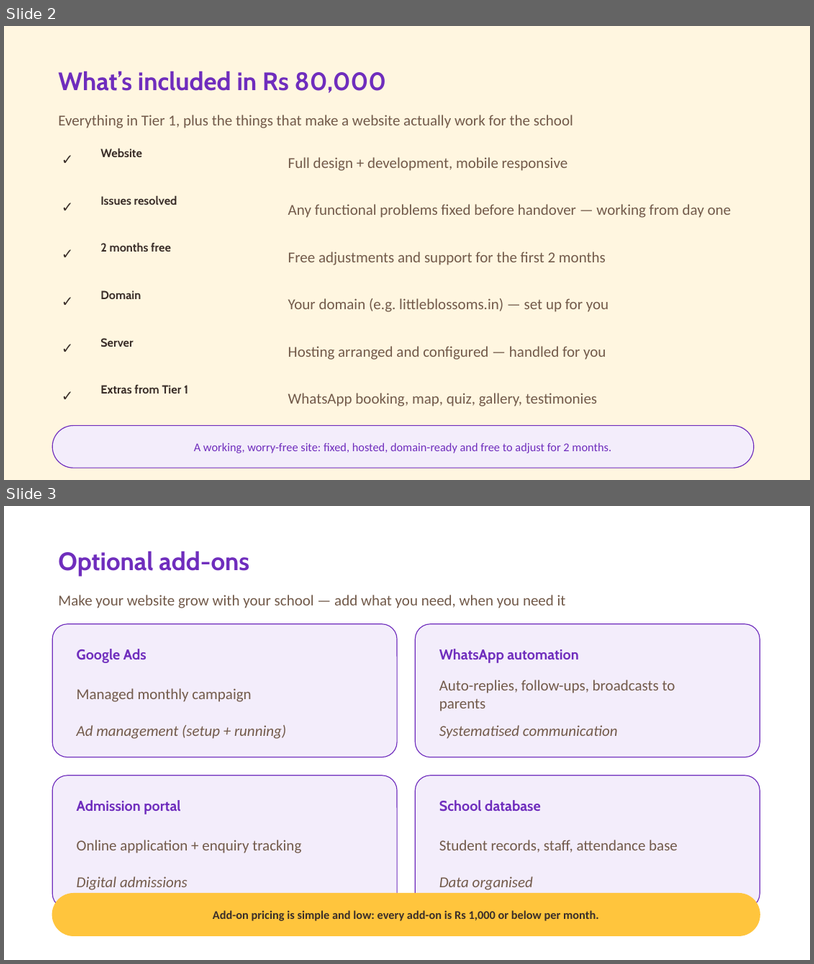
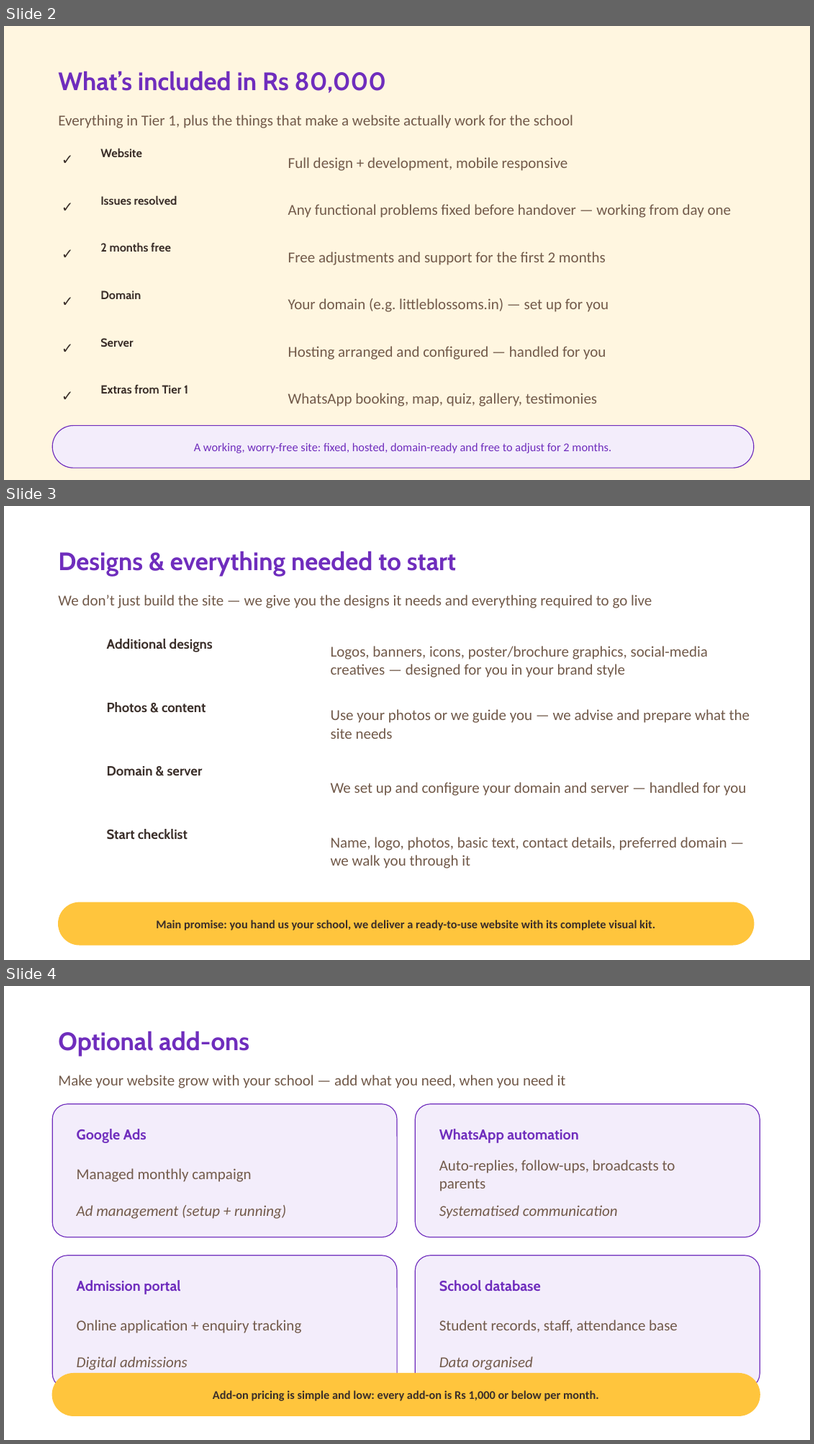
Before and after one commit to KapilanJavaScript/little-blossoms-presentation, a slide deck: Little-Blossoms-Tier2-Professional-Pitch.pptx. Shown one above the other, each under a label of ours: slides 2 and 3 before the commit, slides 2, 3 and 4 after it. The pictures are 814x964 and 814x1444 pixels, drawn with LibreOffice and Linux fonts; fonts in the diff are those of the drawing. Boxes give left, top, right and bottom in pixels: in the first picture for what was removed or moved away, otherwise in the second. Text is boxed around its words. In the diff, an @@ line names an element or a change of style, - is before the commit and + after.

Commit message:
Add designs-needed-to-start slide + Self-managed option to both tier decks

```diff
--- a/Little-Blossoms-Tier2-Professional-Pitch.pptx
+++ b/Little-Blossoms-Tier2-Professional-Pitch.pptx
@@ slide 3 added at (4,506,810,960), background #FFFFFF @@
@@ text added at (58,551,456,577), 30 pt, text #6F2DBD, bold @@
+Designs & everything needed to start
@@ text added at (58,595,652,608), 18 pt, text #725A4A @@
+We don’t just build the site — we give you the designs it needs and everything required to go live
@@ oval added at (59,633,89,663), fill #2EC4B6, outline #2EC4B6 1 pt @@
@@ text added at (107,638,213,652), 16 pt, text #3A2E29, bold @@
+Additional designs
@@ text added at (331,646,708,677), 18 pt, text #725A4A @@
+Logos, banners, icons, poster/brochure graphics, social-media creatives — designed for you in your brand style
@@ oval added at (59,697,89,727), fill #2EC4B6, outline #2EC4B6 1 pt @@
@@ text added at (107,702,206,712), 16 pt, text #3A2E29, bold @@
+Photos & content
@@ text added at (331,709,750,739), 18 pt, text #725A4A @@
+Use your photos or we guide you — we advise and prepare what the site needs
@@ oval added at (59,760,89,790), fill #2EC4B6, outline #2EC4B6 1 pt @@
@@ text added at (107,766,203,775), 16 pt, text #3A2E29, bold @@
+Domain & server
@@ text added at (331,782,746,795), 18 pt, text #725A4A @@
+We set up and configure your domain and server — handled for you
@@ oval added at (59,824,89,854), fill #2EC4B6, outline #2EC4B6 1 pt @@
@@ text added at (107,829,188,839), 16 pt, text #3A2E29, bold @@
+Start checklist
@@ text added at (331,836,728,868), 18 pt, text #725A4A @@
+Name, logo, photos, basic text, contact details, preferred domain — we walk you through it
@@ rounded rectangle added at (59,902,754,944), fill #FFC53D, outline #FFC53D 1 pt @@
@@ text added at (156,919,656,930), 14 pt, text #3A2E29, bold @@
+Main promise: you hand us your school, we deliver a ready-to-use website with its complete visual kit.
@@ what was slide 3 is now slide 4 @@
```
Also in this commit, not shown: 1 slide changed, 19 other files.
